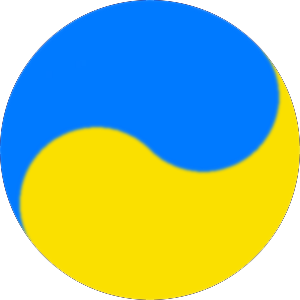
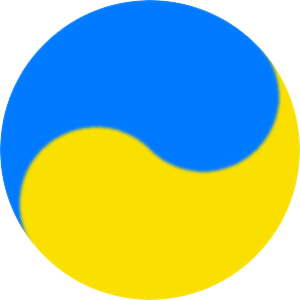
Before/after of a 300x300 layered artwork. What changed in the layer stack:
hid "Шар bg", painted on it over (0, 0, 300, 300)
painted on "Тло" over (0, 0, 300, 300)
